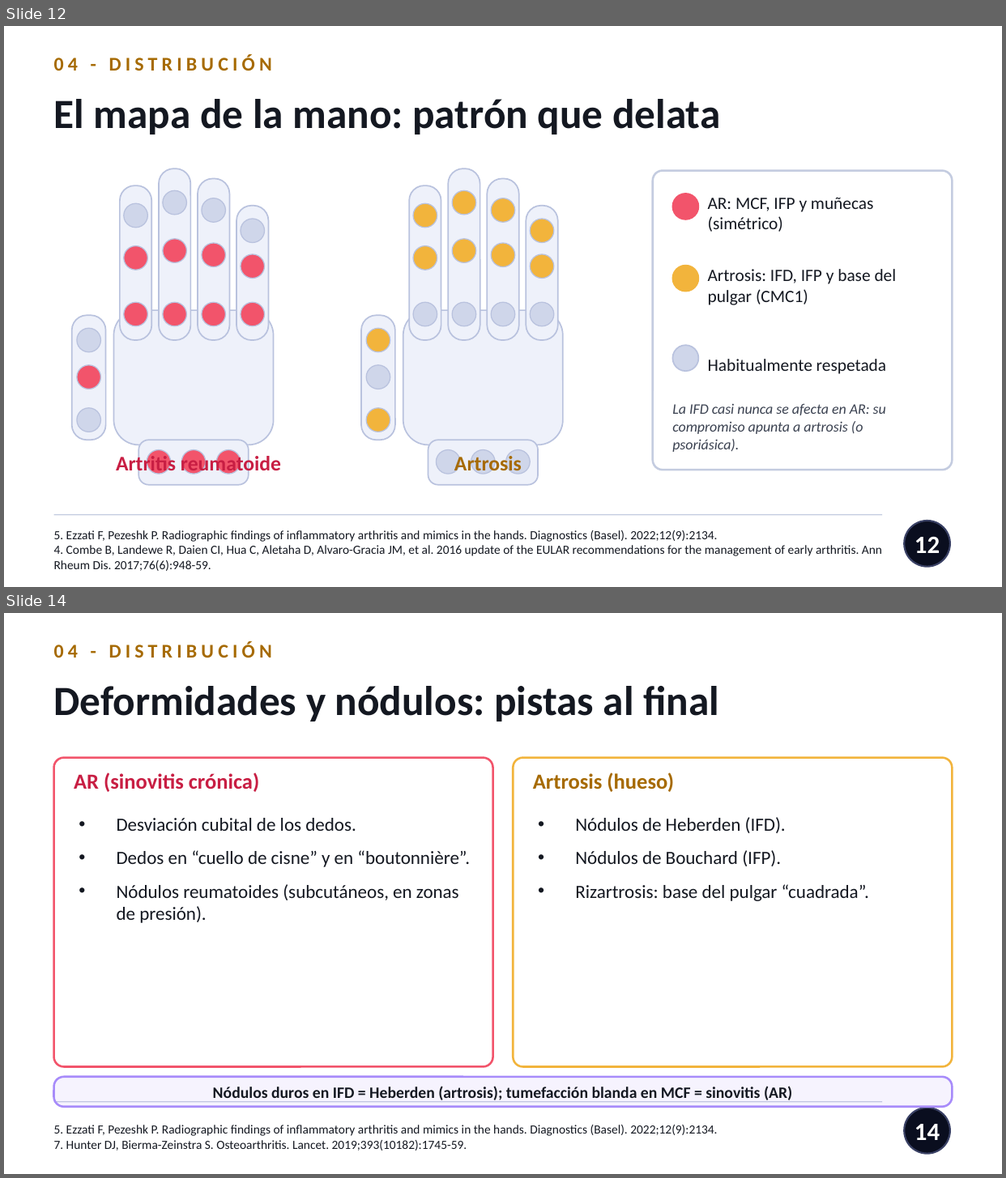
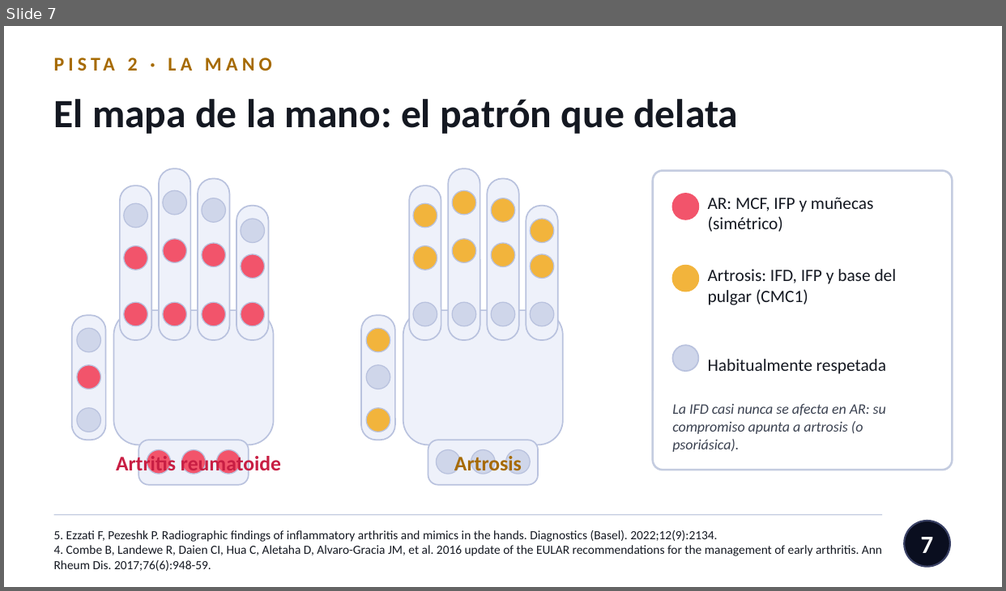
Before and after one commit to nestor120512/nes, a slide deck: Dx_AR_vs_artrosis.pptx. Shown one above the other, each under a label of ours: slides 12 and 14 before the commit, slide 7 after it; the slides between them are not shown. The pictures are 1006x1178 and 1006x591 pixels, drawn with LibreOffice and Linux fonts; fonts in the diff are those of the drawing. Boxes give left, top, right and bottom in pixels: in the first picture for what was removed or moved away, otherwise in the second. Text is boxed around its words. In the diff, an @@ line names an element or a change of style, - is before the commit and + after.

```diff
--- a/Dx_AR_vs_artrosis.pptx
+++ b/Dx_AR_vs_artrosis.pptx
@@ slide 14 removed at bbox=[4, 613, 1002, 1174], background #FFFFFF @@
@@ text removed at bbox=[54, 641, 272, 658] @@
-04 - DISTRIBUCIÓN
@@ text removed at bbox=[54, 686, 719, 722] @@
-Deformidades y nódulos: pistas al final
@@ rounded rectangle removed at bbox=[54, 758, 493, 1067] @@
@@ rounded rectangle removed at bbox=[513, 758, 952, 1067] @@
@@ text removed at bbox=[74, 773, 259, 792] @@
-AR (sinovitis crónica)
@@ text removed at bbox=[533, 773, 674, 792] @@
-Artrosis (hueso)
@@ text removed at bbox=[117, 818, 470, 923] @@
-• Desviación cubital de los dedos.
-• Dedos en “cuello de cisne” y en “boutonnière”.
-• Nódulos reumatoides (subcutáneos, en zonas de presión).
@@ text removed at bbox=[575, 817, 869, 901] @@
-• Nódulos de Heberden (IFD).
-• Nódulos de Bouchard (IFP).
-• Rizartrosis: base del pulgar “cuadrada”.
@@ rounded rectangle removed at bbox=[54, 1077, 952, 1107] @@
@@ text removed at bbox=[213, 1086, 792, 1102] @@
-Nódulos duros en IFD = Heberden (artrosis); tumefacción blanda en MCF = sinovitis (AR)
@@ line removed from (54, 1102) to (882, 1102) @@
@@ ellipse removed at bbox=[904, 1108, 950, 1154] @@
@@ text removed at bbox=[54, 1125, 717, 1151] @@
-5. Ezzati F, Pezeshk P. Radiographic findings of inflammatory arthritis and mimics in the hands. Diagnostics (Basel). 2022;12(9):2134.
-7. Hunter DJ, Bierma-Zeinstra S. Osteoarthritis. Lancet. 2019;393(10182):1745-59.
@@ page number removed at bbox=[914, 1124, 940, 1140] @@
-14
@@ what was slide 12 is now slide 7 @@
@@ slide 7 changed as well @@
@@ text at bbox=[128, 58, 138, 71]: text changed @@
-04 - DISTRIBUCIÓN
+PISTA 2 · LA MANO
@@ text at bbox=[54, 99, 738, 134]: text changed; size 30 to 29 pt @@
-El mapa de la mano: patrón que delata
+El mapa de la mano: el patrón que delata
@@ page number at bbox=[921, 537, 934, 553]: text changed @@
-12
+7
```
Also in this commit, not shown: 20 other slides changed, 1 slide added, 13 other slides removed.
